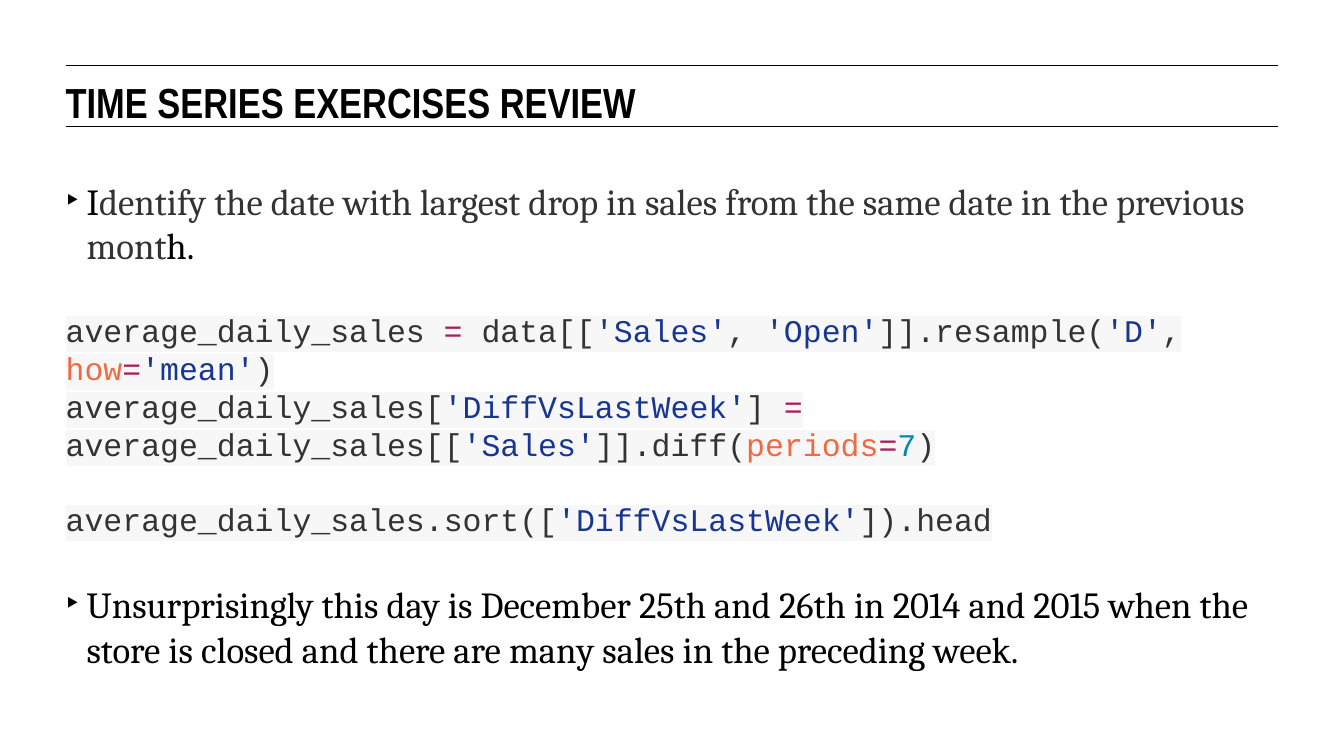
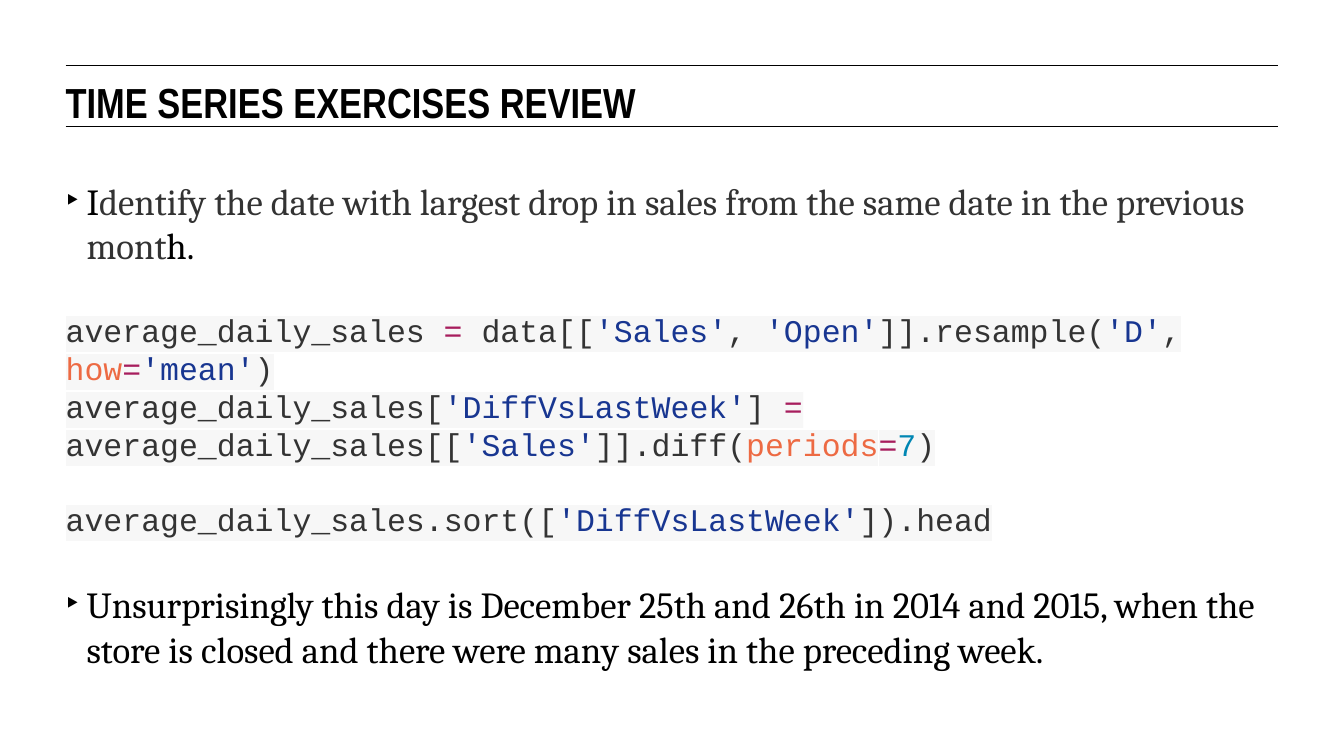
Before and after one commit to eflautt/ga-data-science, a slide deck: slide 74 of lessons/lesson-15/15-time-series-analysis.pptx (slide 73 before the commit). Drawn at 1344x755 pixels with LibreOffice and Linux fonts; fonts in the diff are those of the drawing. Boxes give left, top, right and bottom in pixels: in the first picture for what was removed or moved away, otherwise in the second. Text is boxed around its words. In the diff, an @@ line names an element or a change of style, - is before the commit and + after.

```diff
--- a/lessons/lesson-15/15-time-series-analysis.pptx
+++ b/lessons/lesson-15/15-time-series-analysis.pptx
@@ text at (x1=87, y1=592, x2=1254, y2=671): text changed @@
-‣ Unsurprisingly this day is December 25th and 26th in 2014 and 2015 when the store is closed and there are many sales in the preceding week.
+‣ Unsurprisingly this day is December 25th and 26th in 2014 and 2015, when the store is closed and there were many sales in the preceding week.
```
Also in this commit, not shown: 24 other slides changed, 1 slide added.
